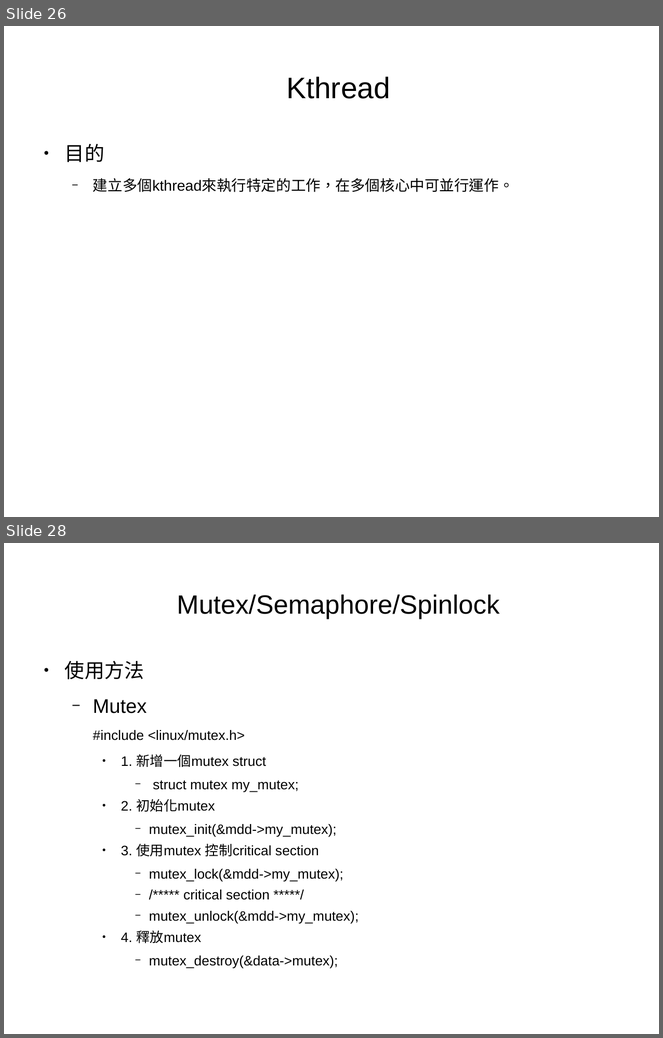
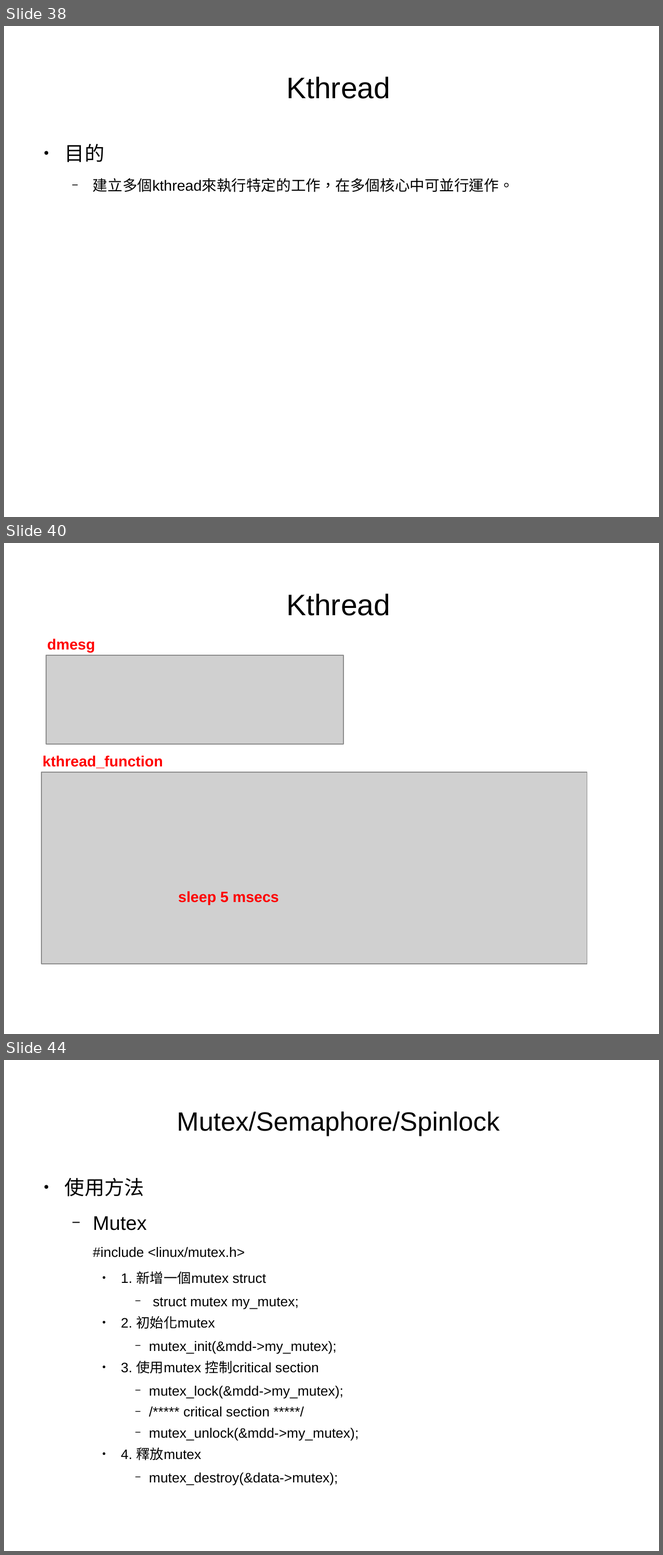
Before and after one commit to moumoon1203/linux_study, a slide deck: linux_study.odp. Shown one above the other, each under a label of ours: slides 26 and 28 before the commit, slides 38, 40 and 44 after it; the slides between them are not shown. The pictures are 663x1038 and 663x1555 pixels, drawn with LibreOffice and Linux fonts; fonts in the diff are those of the drawing; grey boxes stand for pictures. Boxes give left, top, right and bottom in pixels: in the first picture for what was removed or moved away, otherwise in the second. Text is boxed around its words. In the diff, an @@ line names an element or a change of style, - is before the commit and + after.

```diff
--- a/linux_study.odp
+++ b/linux_study.odp
@@ slide 40 added at [4, 543, 659, 1034], background #FFFFFF @@
@@ title added at [286, 593, 390, 616], 36 pt, text #000000 @@
+Kthread
@@ text added at [47, 639, 95, 652], 18 pt, text #FF0000, bold @@
+dmesg
@@ picture added at [46, 655, 344, 745] @@
@@ text added at [42, 756, 163, 769], 18 pt, text #FF0000, bold @@
+kthread_function
@@ picture added at [41, 772, 587, 965] @@
@@ text added at [178, 891, 279, 905], 18 pt, text #FF0000, bold @@
+sleep 5 msecs
@@ what was slide 26 is now slide 38 @@
@@ what was slide 28 is now slide 44 @@
```
Also in this commit, not shown: 6 slides changed, 25 other slides added, 3 other files.
